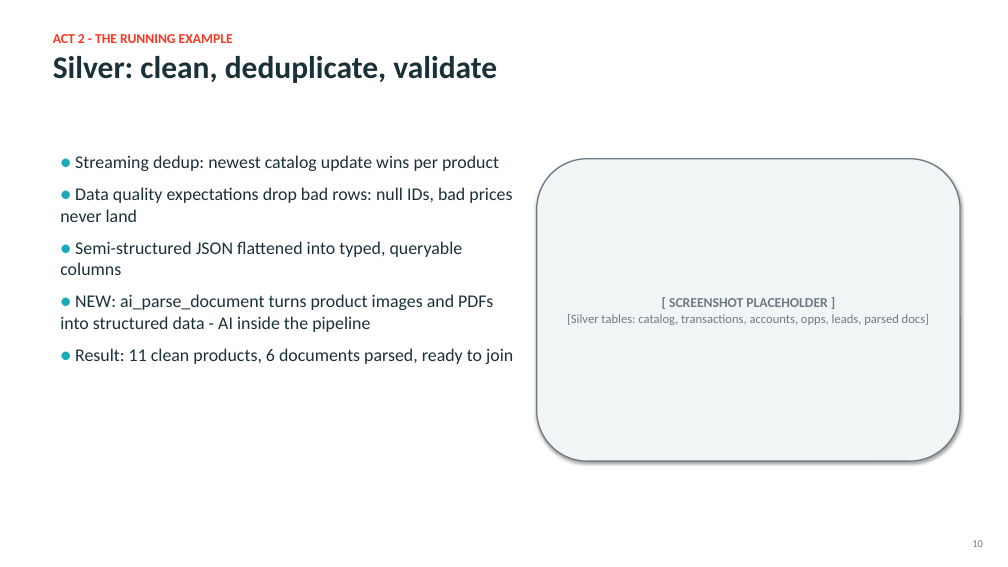
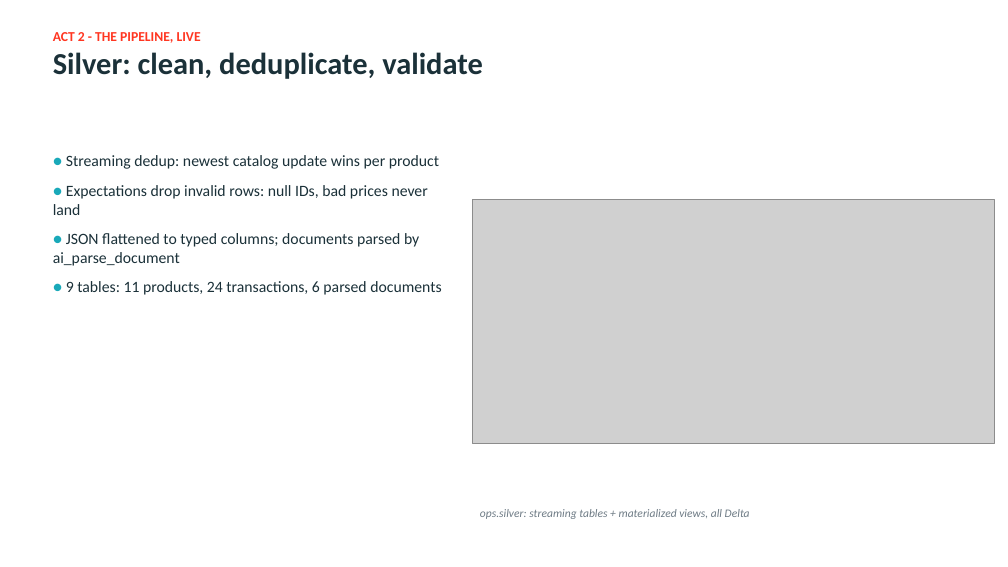
Before and after one commit to adranale/databricks_demo, a slide deck: slide 10 of AI_Through_Modern_Data_Platforms_Databricks.pptx. Drawn at 1008x567 pixels with LibreOffice and Linux fonts; fonts in the diff are those of the drawing; grey boxes stand for pictures. Boxes give left, top, right and bottom in pixels: in the first picture for what was removed or moved away, otherwise in the second. Text is boxed around its words. In the diff, an @@ line names an element or a change of style, - is before the commit and + after.

Commit message:
Update talk deck: real workspace visuals + conceptual diagrams, neutral voice
- Replaced all screenshot placeholders with 4 live-data renders (pipeline graph 17 datasets, landing volume, silver tables, gold dashboard)
- Added 11 Databricks-style diagrams (platform architecture, Delta, engines, batch vs streaming, CDC, DAB, outputs, Unity Catalog, MLflow, RAG, Unity Gateway)
- Rewrote slides to neutral voice (no demo references)

```diff
--- a/AI_Through_Modern_Data_Platforms_Databricks.pptx
+++ b/AI_Through_Modern_Data_Platforms_Databricks.pptx
@@ text at <box>53,32,201,43</box>: text changed @@
-ACT 2 - THE RUNNING EXAMPLE
+ACT 2 - THE PIPELINE, LIVE
@@ text at <box>53,52,483,79</box>: size 30 to 29 pt in "Silver: clean, deduplicate, validate" @@
@@ text "● Streaming dedup: newest catalog ...": place and size @@
-text "● Streaming dedup: newest catalog ..." at <box>60,155,513,364</box>
+text "● Streaming dedup: newest catalog ..." at <box>53,155,441,295</box>
@@ text at <box>66,155,439,169</box>: size 17 to 15 pt in "● Streaming dedup: newest catalog update wins ..." @@
@@ rounded rectangle removed at <box>537,159,960,461</box> @@
-[ SCREENSHOT PLACEHOLDER ]
-[Silver tables: catalog, transactions, accounts, opps, leads, parsed docs]
@@ text at <box>53,185,441,295</box>: text changed; size 17 to 15 pt @@
-● Data quality expectations drop bad rows: null IDs, bad prices never land
-● Semi-structured JSON flattened into typed, queryable columns
-● NEW: ai_parse_document turns product images and PDFs into structured data - AI inside the pipeline
-● Result: 11 clean products, 6 documents parsed, ready to join
+● Expectations drop invalid rows: null IDs, bad prices never land
+● JSON flattened to typed columns; documents parsed by ai_parse_document
+● 9 tables: 11 products, 24 transactions, 6 parsed documents
@@ picture added at <box>473,199,994,443</box> @@
@@ text added at <box>480,509,750,519</box>, 11 pt, text #6E7B85, italic @@
+ops.silver: streaming tables + materialized views, all Delta
@@ text removed at <box>972,540,983,547</box> @@
-10
```
Also in this commit, not shown: 21 other slides changed.
